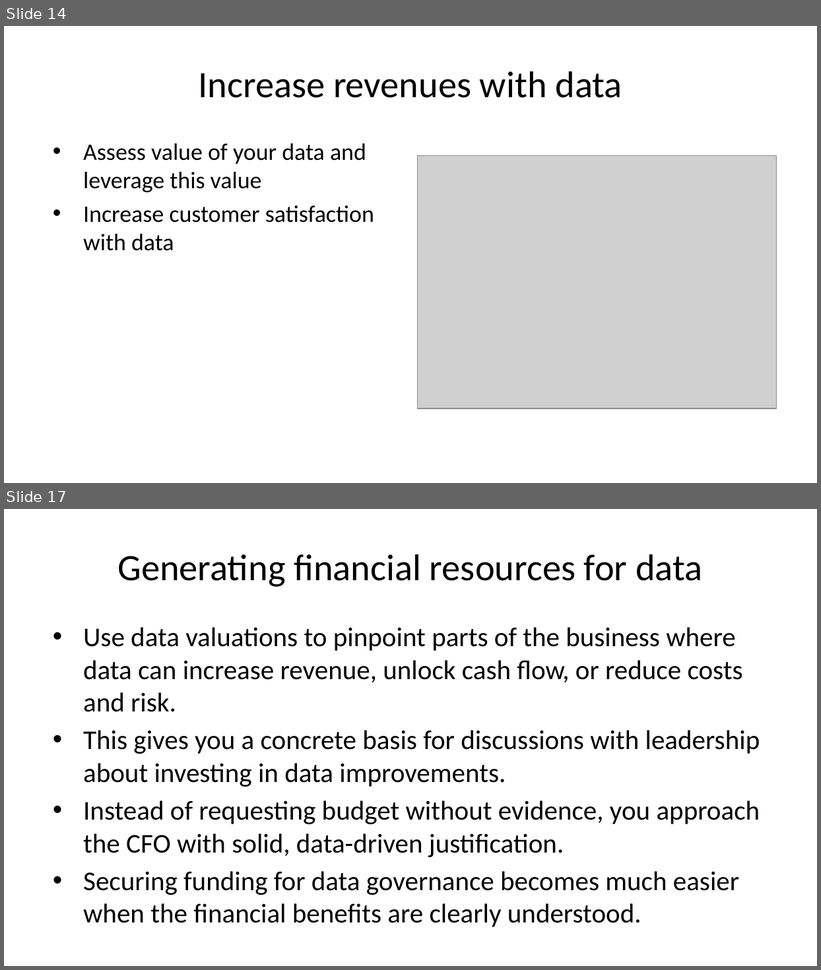
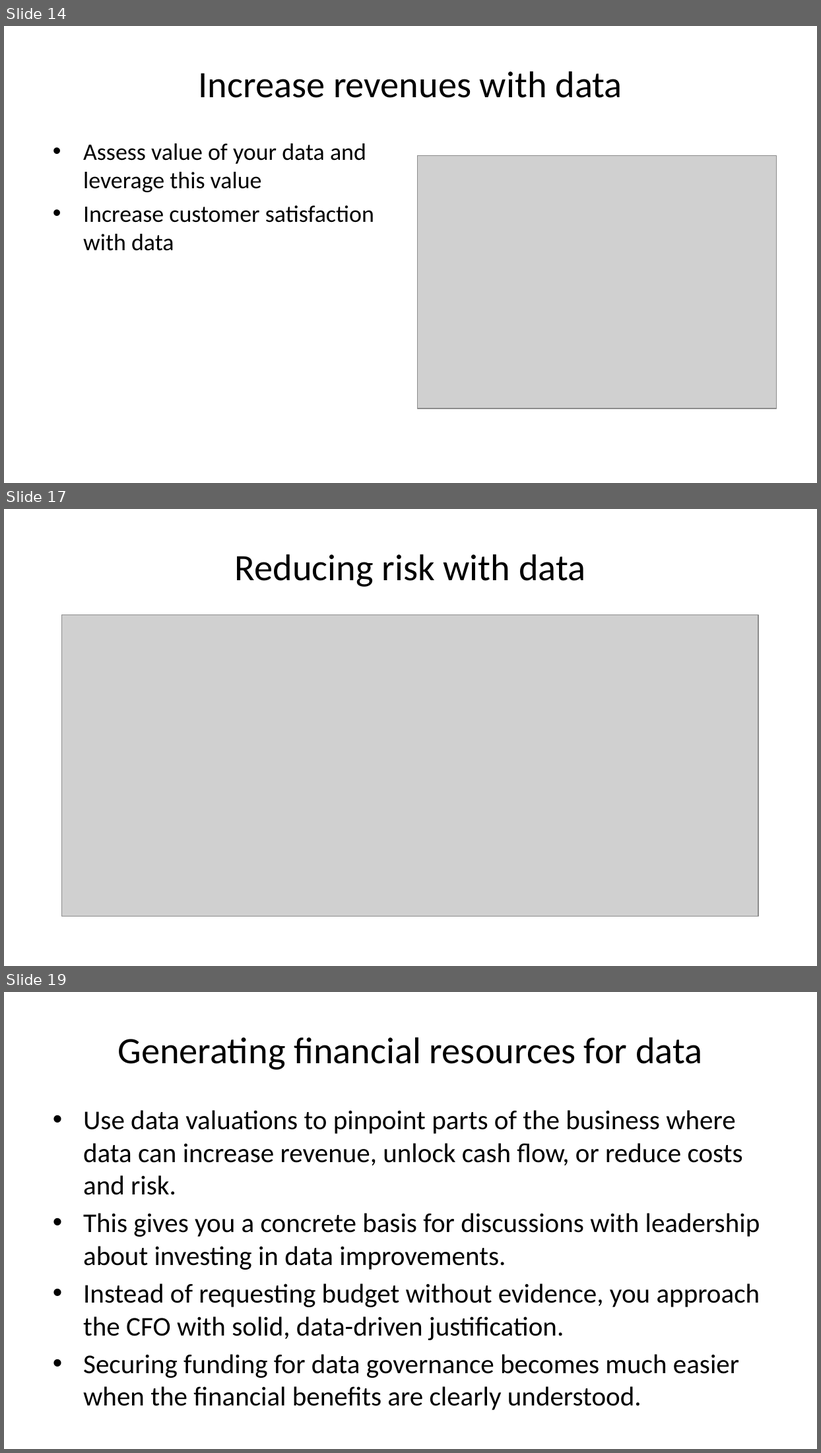
Before and after one commit to tamanh-oxford/capacity-development, a slide deck: data-frameworks/12-financing-data.pptx. Shown one above the other, each under a label of ours: slides 14 and 17 before the commit, slides 14, 17 and 19 after it; the slides between them are not shown. The pictures are 821x970 and 821x1453 pixels, drawn with LibreOffice and Linux fonts; fonts in the diff are those of the drawing; grey boxes stand for pictures. Boxes give left, top, right and bottom in pixels: in the first picture for what was removed or moved away, otherwise in the second. Text is boxed around its words. In the diff, an @@ line names an element or a change of style, - is before the commit and + after.

```diff
--- a/data-frameworks/12-financing-data.pptx
+++ b/data-frameworks/12-financing-data.pptx
@@ slide 17 added at box(4, 509, 817, 966), background #FFFFFF @@
@@ title added at box(235, 554, 585, 587), 33 pt, text #000000 @@
+Reducing risk with data
@@ picture added at box(61, 615, 758, 917) @@
@@ what was slide 17 is now slide 19 @@
```
Also in this commit, not shown: 2 slides changed, 1 other slide added, 26 other files.
